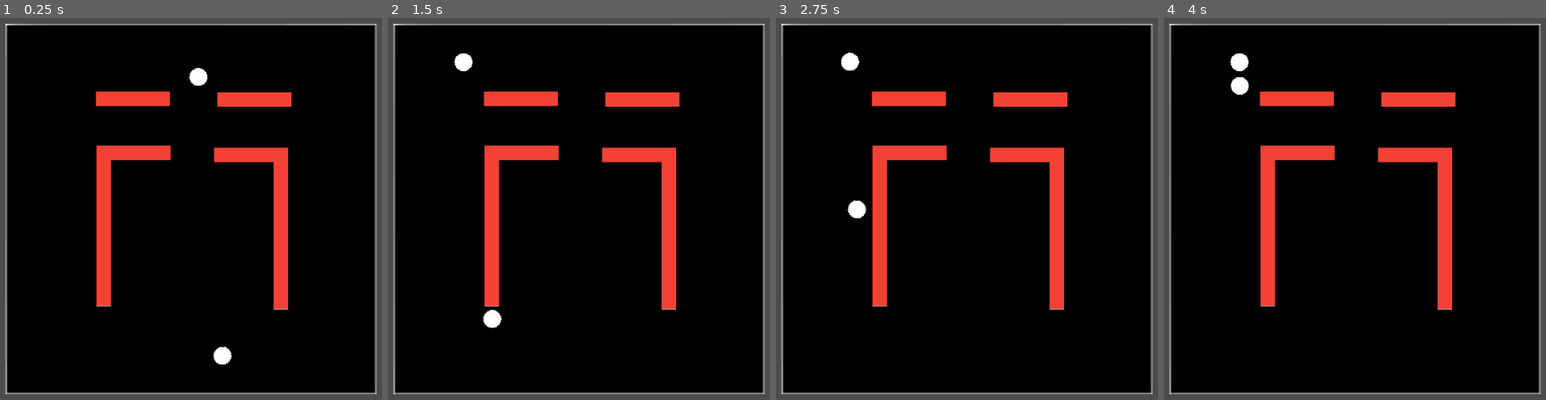
Above: before the commit, frames 1-4 (left to right).
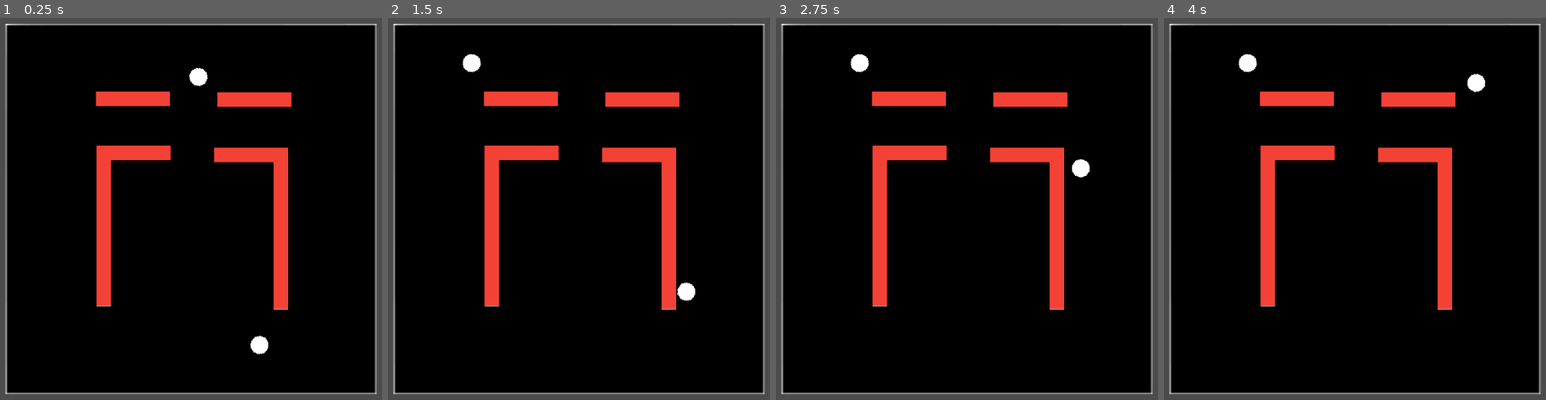
Above: after the commit, the same moments.

Repository: sisipun/CybersportManager
Game: Godot game, scene res://script/ui.tscn
The game is run twice, just before and just after one commit, with the same random seed, the same clock (stepped at 60 frames per second) and the same inputs.
Inputs:
- Up to frame 1 (0.25 s): no input
- Up to frame 2 (1.5 s): no input
- Up to frame 3 (2.75 s): no input
- Up to frame 4 (4 s): no input

The runs differ from the first frame. In frame 1, 0.4% of the frame differs, in the area x 49-71%, y 13-91%; in frame 2, 0.6%; in frame 3, 0.6%, in the area x 17-83%, y 9-53%; in frame 4, 0.6%.

Commit message:
Adjust navigation poligons

Diff:
--- a/game/script/base/match/base_match.gd
+++ b/game/script/base/match/base_match.gd
@@ -22,9 +22,6 @@
 			player.init(team, _i)
 			map.add_player(player)
 
-	for controller in team_controllers.values():
-		controller.before_start(map)
-
 
 func _process(_delta: float) -> void:
 	for controller in team_controllers.values():
--- a/game/script/tactical_fps/match/map/instance/tactical_fps_map_dust.tscn
+++ b/game/script/tactical_fps/match/map/instance/tactical_fps_map_dust.tscn
@@ -6,16 +6,123 @@
 [ext_resource path="res://script/tactical_fps/match/map/tactical_fps_wall.tscn" type="PackedScene" id=4]
 
 [sub_resource type="NavigationPolygon" id=1]
-vertices = PoolVector2Array( 272, -276, 272, -184, -153, -190, -270, -274, -265, 268, -160, 158, 275, 269, 275, 166 )
-polygons = [ PoolIntArray( 0, 1, 2, 3 ), PoolIntArray( 4, 3, 2, 5 ), PoolIntArray( 6, 4, 5, 7 ) ]
-outlines = [ PoolVector2Array( 275, 166, 275, 269, -265, 268, -270, -274, 272, -276, 272, -184, -153, -190, -160, 158 ) ]
+vertices = PoolVector2Array( 267, 156, 268, 270, -264, 272, -264, 149, -119, 150 )
+polygons = [ PoolIntArray( 0, 1, 2, 3, 4 ) ]
+outlines = [ PoolVector2Array( 267, 156, 268, 270, -264, 272, -264, 149, -119, 150 ) ]
+
+[sub_resource type="NavigationPolygon" id=3]
+vertices = PoolVector2Array( 150, -272, 153, -179, -144, -180, -140, -272 )
+polygons = [ PoolIntArray( 0, 1, 2, 3 ) ]
+outlines = [ PoolVector2Array( -140, -272, -144, -180, 153, -179, 150, -272 ) ]
+
+[sub_resource type="NavigationPolygon" id=2]
+vertices = PoolVector2Array( -264, 148, -269, -176, -145, -179, -144, 149 )
+polygons = [ PoolIntArray( 0, 1, 2, 3 ) ]
+outlines = [ PoolVector2Array( -144, 149, -145, -179, -269, -176, -264, 148 ) ]
+
+[sub_resource type="NavigationPolygon" id=5]
+vertices = PoolVector2Array( 154, -177, 269, -179, 267, 154, 154, -155, 150, -95, 149, 153 )
+polygons = [ PoolIntArray( 0, 1, 2, 3 ), PoolIntArray( 4, 3, 2, 5 ) ]
+outlines = [ PoolVector2Array( 154, -177, 154, -155, 150, -95, 149, 153, 267, 154, 269, -179 ) ]
+
+[sub_resource type="NavigationPolygon" id=4]
+vertices = PoolVector2Array( -160, -180, -270, -177, -268, -273, -141, -272, -145, -180 )
+polygons = [ PoolIntArray( 0, 1, 2, 3 ), PoolIntArray( 0, 3, 4 ) ]
+outlines = [ PoolVector2Array( -160, -180, -145, -180, -141, -272, -268, -273, -270, -177 ) ]
+
+[sub_resource type="NavigationPolygon" id=6]
+vertices = PoolVector2Array( 270, -272, 269, -181, 154, -179, 152, -272 )
+polygons = [ PoolIntArray( 0, 1, 2, 3 ) ]
+outlines = [ PoolVector2Array( 152, -272, 154, -179, 269, -181, 270, -272 ) ]
+
+[sub_resource type="NavigationPolygon" id=7]
+vertices = PoolVector2Array( -31, -178, 39, -178, 32, -93, -29, -74, 30, 152, -32, 151 )
+polygons = [ PoolIntArray( 0, 1, 2, 3 ), PoolIntArray( 3, 2, 4, 5 ) ]
+outlines = [ PoolVector2Array( -31, -178, 39, -178, 32, -93, 30, 152, -32, 151, -29, -74 ) ]
+
+[sub_resource type="NavigationPolygon" id=8]
+vertices = PoolVector2Array( -119, -72, -30, -72, -33, 151, -119, 149 )
+polygons = [ PoolIntArray( 0, 1, 2, 3 ) ]
+outlines = [ PoolVector2Array( -119, -72, -30, -72, -33, 151, -119, 149 ) ]
+
+[sub_resource type="NavigationPolygon" id=9]
+vertices = PoolVector2Array( 33, -68, 123, -69, 124, 153, 31, 151 )
+polygons = [ PoolIntArray( 0, 1, 2, 3 ) ]
+outlines = [ PoolVector2Array( 33, -68, 123, -69, 124, 153, 31, 151 ) ]
+
+[sub_resource type="NavigationPolygon" id=10]
+vertices = PoolVector2Array( -144, -155, -31, -155, -30, -97, -143, -97 )
+polygons = [ PoolIntArray( 0, 1, 2, 3 ) ]
+outlines = [ PoolVector2Array( -144, -155, -31, -155, -30, -97, -143, -97 ) ]
+
+[sub_resource type="NavigationPolygon" id=11]
+vertices = PoolVector2Array( 38, -153, 152, -153, 147, -95, 34, -94 )
+polygons = [ PoolIntArray( 0, 1, 2, 3 ) ]
+outlines = [ PoolVector2Array( 38, -153, 152, -153, 147, -95, 34, -94 ) ]
 
 [node name="Map" instance=ExtResource( 1 )]
 starting_position_nodes = [ NodePath("BlueStartingPosition"), NodePath("RedStartingPosition") ]
 plant_zone_nodes = [ NodePath("ZoneA"), NodePath("ZoneB") ]
 
-[node name="NavigationPolygonInstance" type="NavigationPolygonInstance" parent="Navigation" index="0"]
+[node name="Navigation" parent="." index="2"]
+edge_connection_margin = 2.0
+
+[node name="Wall" parent="Navigation" index="0" instance=ExtResource( 4 )]
+position = Vector2( -132, 35 )
+scale = Vector2( 0.1, 1 )
+
+[node name="Wall2" parent="Navigation" index="1" instance=ExtResource( 4 )]
+position = Vector2( -87, -85 )
+scale = Vector2( 0.5, 0.1 )
+
+[node name="Wall3" parent="Navigation" index="2" instance=ExtResource( 4 )]
+position = Vector2( -88, -167 )
+scale = Vector2( 0.5, 0.1 )
+
+[node name="Wall4" parent="Navigation" index="3" instance=ExtResource( 4 )]
+position = Vector2( 96, -166 )
+scale = Vector2( 0.5, 0.1 )
+
+[node name="Wall5" parent="Navigation" index="4" instance=ExtResource( 4 )]
+position = Vector2( 136, 40 )
+scale = Vector2( 0.1, 1 )
+
+[node name="Wall6" parent="Navigation" index="5" instance=ExtResource( 4 )]
+position = Vector2( 91, -82 )
+scale = Vector2( 0.5, 0.1 )
+
+[node name="T-Spawn" type="NavigationPolygonInstance" parent="Navigation" index="6"]
 navpoly = SubResource( 1 )
+
+[node name="CT-Spawn" type="NavigationPolygonInstance" parent="Navigation" index="7"]
+navpoly = SubResource( 3 )
+
+[node name="Titanic" type="NavigationPolygonInstance" parent="Navigation" index="8"]
+navpoly = SubResource( 2 )
+
+[node name="Long" type="NavigationPolygonInstance" parent="Navigation" index="9"]
+navpoly = SubResource( 5 )
+
+[node name="B-Plant" type="NavigationPolygonInstance" parent="Navigation" index="10"]
+navpoly = SubResource( 4 )
+
+[node name="A-Plant" type="NavigationPolygonInstance" parent="Navigation" index="11"]
+navpoly = SubResource( 6 )
+
+[node name="Mid" type="NavigationPolygonInstance" parent="Navigation" index="12"]
+navpoly = SubResource( 7 )
+
+[node name="L-Min" type="NavigationPolygonInstance" parent="Navigation" index="13"]
+navpoly = SubResource( 8 )
+
+[node name="R-Mid" type="NavigationPolygonInstance" parent="Navigation" index="14"]
+navpoly = SubResource( 9 )
+
+[node name="Lower" type="NavigationPolygonInstance" parent="Navigation" index="15"]
+navpoly = SubResource( 10 )
+
+[node name="Short" type="NavigationPolygonInstance" parent="Navigation" index="16"]
+navpoly = SubResource( 11 )
 
 [node name="RedStartingPosition" parent="." index="3" instance=ExtResource( 3 )]
 position = Vector2( 33, 223 )
@@ -31,27 +138,3 @@
 [node name="ZoneB" parent="." index="6" instance=ExtResource( 2 )]
 position = Vector2( 185, -206 )
 scale = Vector2( 2, 2 )
-
-[node name="Wall" parent="." index="7" instance=ExtResource( 4 )]
-position = Vector2( -132, 35 )
-scale = Vector2( 0.1, 1 )
-
-[node name="Wall5" parent="." index="8" instance=ExtResource( 4 )]
-position = Vector2( 136, 40 )
-scale = Vector2( 0.1, 1 )
-
-[node name="Wall2" parent="." index="9" instance=ExtResource( 4 )]
-position = Vector2( -87, -85 )
-scale = Vector2( 0.5, 0.1 )
-
-[node name="Wall6" parent="." index="10" instance=ExtResource( 4 )]
-position = Vector2( 91, -82 )
-scale = Vector2( 0.5, 0.1 )
-
-[node name="Wall3" parent="." index="11" instance=ExtResource( 4 )]
-position = Vector2( -88, -167 )
-scale = Vector2( 0.5, 0.1 )
-
-[node name="Wall4" parent="." index="12" instance=ExtResource( 4 )]
-position = Vector2( 96, -166 )
-scale = Vector2( 0.5, 0.1 )
--- a/game/script/tactical_fps/match/map/tactical_fps_map.tscn
+++ b/game/script/tactical_fps/match/map/tactical_fps_map.tscn
@@ -18,3 +18,4 @@
 texture = ExtResource( 4 )
 
 [node name="Navigation" type="Navigation2D" parent="."]
+edge_connection_margin = 50.0
--- a/game/script/tactical_fps/match/player/tactical_fps_player.gd
+++ b/game/script/tactical_fps/match/player/tactical_fps_player.gd
@@ -6,7 +6,6 @@
 
 export (float) var speed: float = 150.0
 
-var target: TacticalFpsPlantZone = null
 var player_number: int = -1
 
 
@@ -19,12 +18,12 @@
 	if navigation_agent.is_navigation_finished():
 		return
 
-	navigation_agent.set_target_location(target.global_position)
 	var direction: Vector2 = global_position.direction_to(navigation_agent.get_next_location())
 	var _velocity = speed * direction
 	navigation_agent.set_velocity(_velocity)
+	rotation = _velocity.angle()
 	_velocity = move_and_slide(_velocity)
 
 
-func move_to(_target: TacticalFpsPlantZone) -> void:
-	target = _target
+func move_to(position: Vector2) -> void:
+	navigation_agent.set_target_location(position)
--- a/game/script/tactical_fps/match/player/tactical_fps_player.tscn
+++ b/game/script/tactical_fps/match/player/tactical_fps_player.tscn
@@ -4,7 +4,7 @@
 [ext_resource path="res://asset/sprite/player.png" type="Texture" id=2]
 
 [sub_resource type="CircleShape2D" id=1]
-radius = 14.0357
+radius = 14.0
 
 [node name="Player" type="KinematicBody2D"]
 script = ExtResource( 1 )
@@ -18,3 +18,5 @@
 texture = ExtResource( 2 )
 
 [node name="NavigationAgent2D" type="NavigationAgent2D" parent="."]
+path_desired_distance = 15.0
+path_max_distance = 30.0
--- a/game/script/tactical_fps/match/player/tactical_fps_player_controller.gd
+++ b/game/script/tactical_fps/match/player/tactical_fps_player_controller.gd
@@ -9,11 +9,11 @@
 	team = _team
 
 
-func before_start(map: BaseMap) -> void:
+func process(map: BaseMap) -> void:
 	var tactical_fps_map: TacticalFpsMap = map as TacticalFpsMap
 	if not target_plant_zone:
 		target_plant_zone = tactical_fps_map.plant_zones[randi() % len(tactical_fps_map.plant_zones)]
-	var players: Array = map.players[team]
-	for player in players:
-		var tactical_fps_player: TacticalFpsPlayer = player as TacticalFpsPlayer
-		tactical_fps_player.move_to(target_plant_zone)
+		var players: Array = map.players[team]
+		for player in players:
+			var tactical_fps_player: TacticalFpsPlayer = player as TacticalFpsPlayer
+			tactical_fps_player.move_to(target_plant_zone.global_position)
Not shown: 1 places in game/script/tactical_fps/match/map/instance/tactical_fps_map_dust.tscn that only renumber resources
